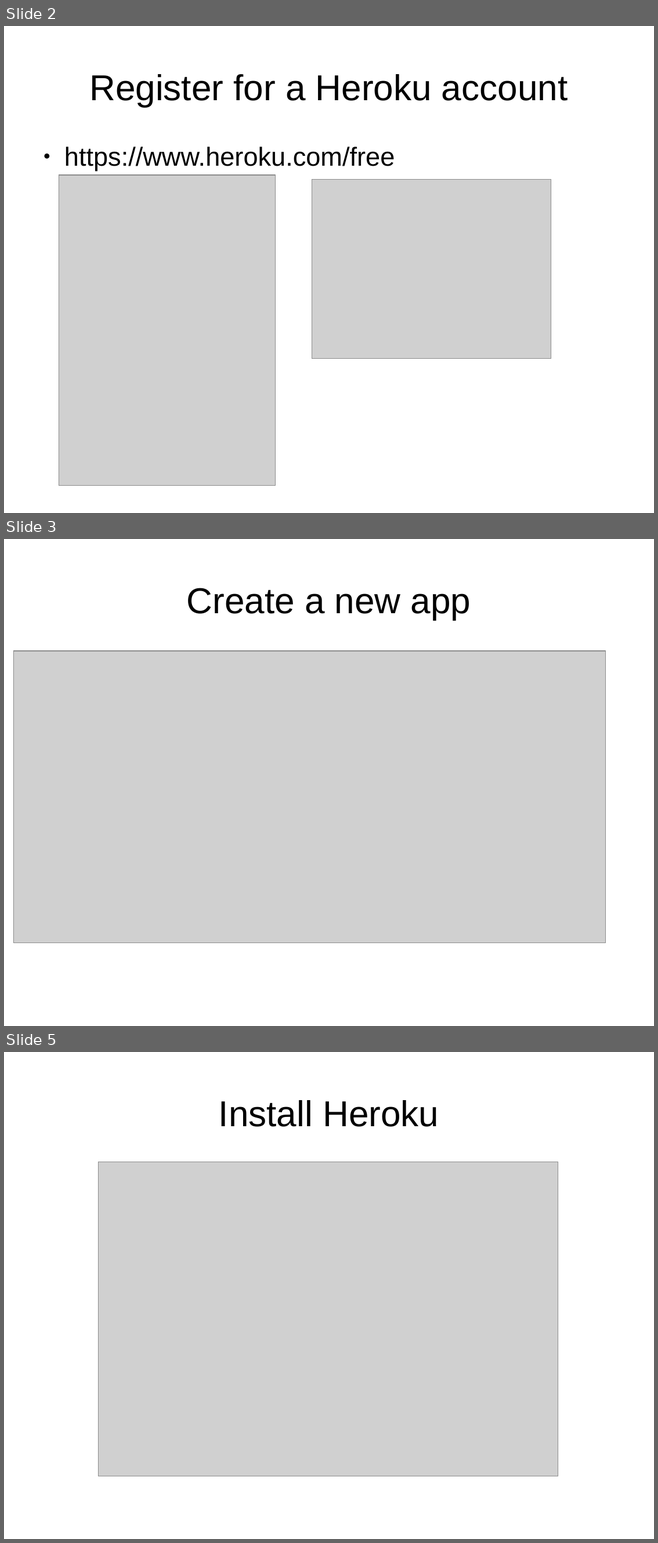
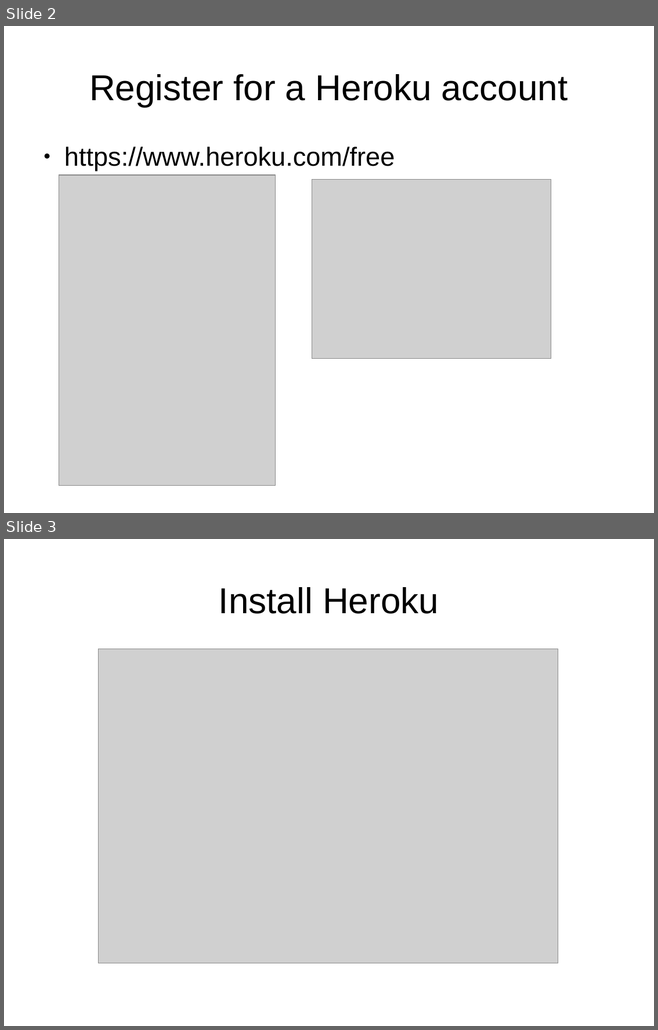
Before and after one commit to phonedude/cs531-f18, a slide deck: slides/Heroku Intro.pptx. Shown one above the other, each under a label of ours: slides 2, 3 and 5 before the commit, slides 2 and 3 after it; the slides between them are not shown. The pictures are 658x1543 and 658x1030 pixels, drawn with LibreOffice and Linux fonts; fonts in the diff are those of the drawing; grey boxes stand for pictures. Boxes give left, top, right and bottom in pixels: in the first picture for what was removed or moved away, otherwise in the second. Text is boxed around its words. In the diff, an @@ line names an element or a change of style, - is before the commit and + after.

```diff
--- a/slides/Heroku Intro.pptx
+++ b/slides/Heroku Intro.pptx
@@ slide 3 removed at box(4, 539, 654, 1026), background #FFFFFF @@
@@ text removed at box(187, 588, 471, 620) @@
-Create a new app
@@ picture removed at box(13, 651, 605, 943) @@
@@ what was slide 5 is now slide 3 @@
```
Also in this commit, not shown: 1 slide changed, 1 other slide removed.
